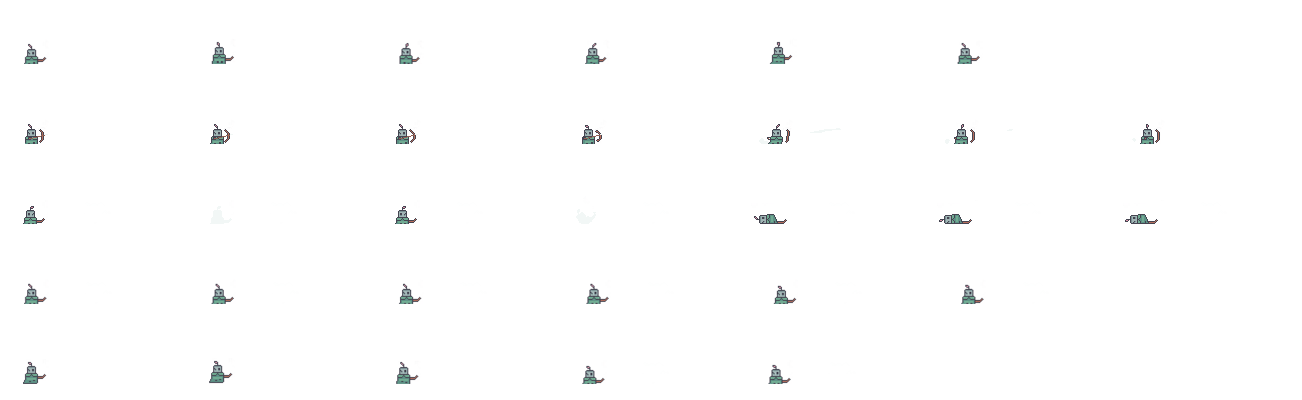
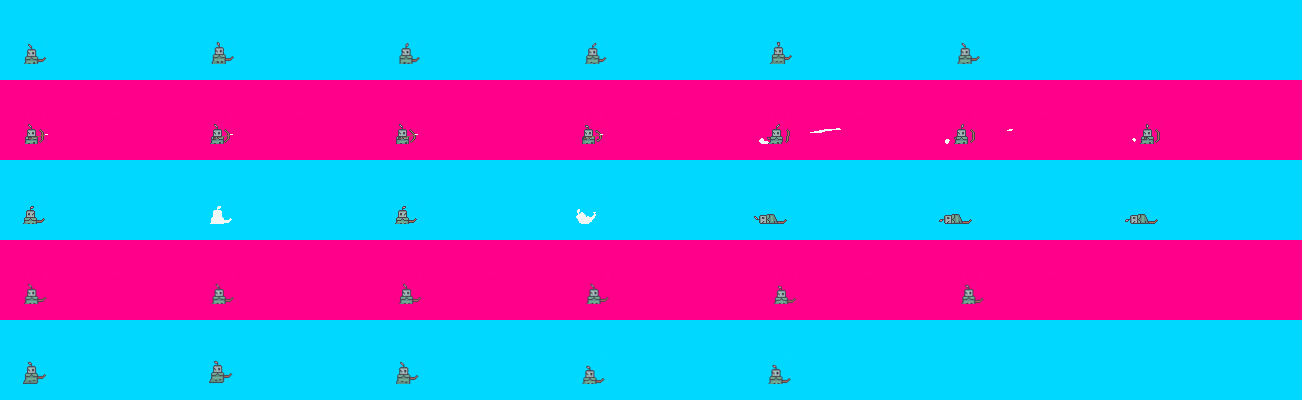
Comparing the layer stacks of the two 1302×400 images. Changes:
showed group "Guia" (5 layers) over <box>0,0,1302,400</box>
